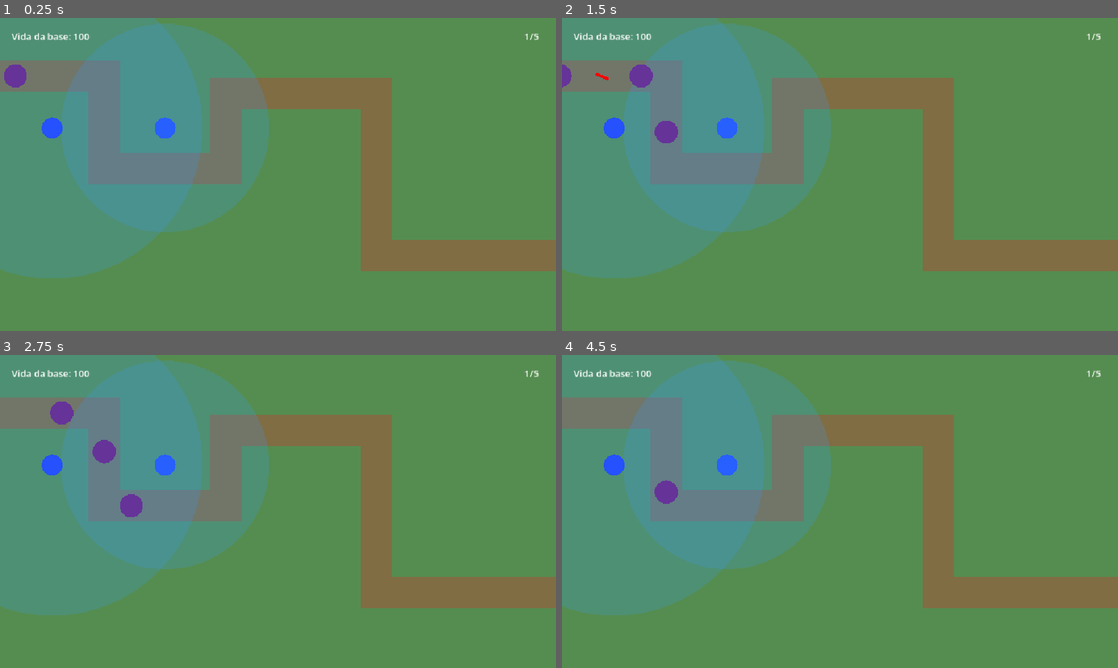
Above: before the commit, frames 1-4 (two rows, left to right).
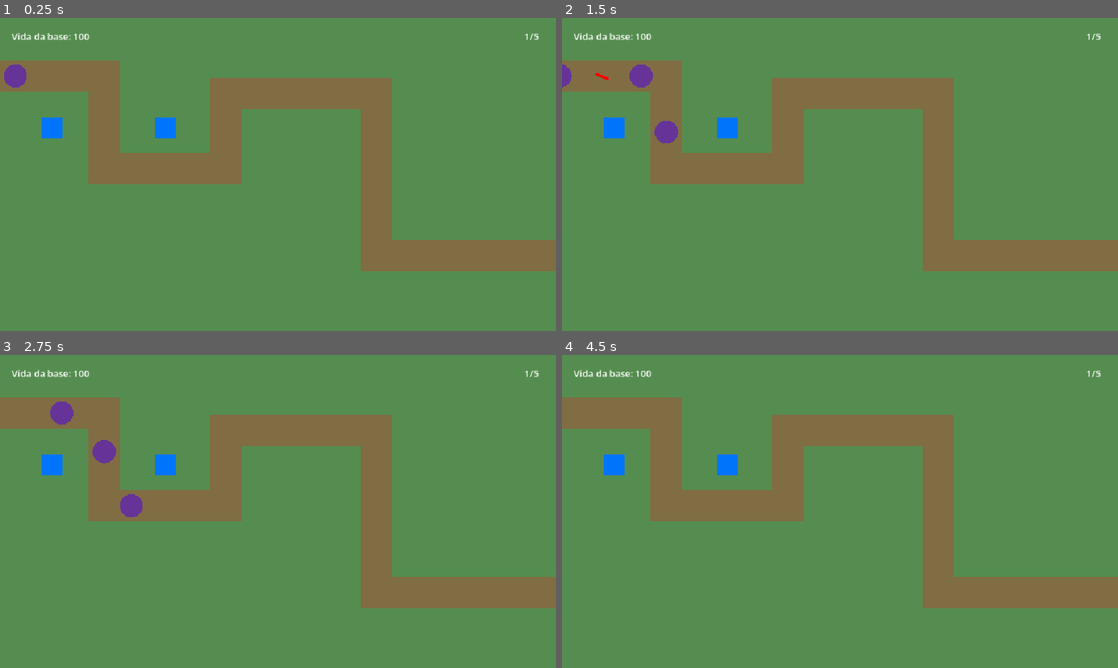
Above: after the commit, the same moments.

Repository: artdroids11/Tower-Defense-Godot-2D
Game: Godot game, scene res://scenes/main.tscn
Same seed, same stepped clock (60 frames per second), same inputs: the game is played once before the commit and once after it.
Inputs (mouse positions are in pixels of both pictures, inside the frame that each line leads up to):
- Up to frame 1 (0.25 s): no input
- Up to frame 2 (1.5 s): move the mouse to (962, 158) at 0.52 s; click (962, 158) at 0.67 s; move the mouse to (728, 190) at 1.27 s; click (728, 190) at 1.42 s
- Up to frame 3 (2.75 s): move the mouse to (333, 442) at 2.02 s; click (333, 442) at 2.17 s
- Up to frame 4 (4.5 s): move the mouse to (812, 574) at 2.77 s; click (812, 574) at 2.92 s; move the mouse to (1006, 558) at 3.52 s; click (1006, 558) at 3.67 s; move the mouse to (673, 464) at 4.27 s; click (673, 464) at 4.42 s

The runs differ from the first frame. In frame 1, 33% of the frame differs, in the area x 0-49%, y 0-84%; in frame 2, 33%; in frame 3, 33%; in frame 4, 33%.

Commit message:
Adicionado:Nova torre simples e Sistema de seleção das torres.

Diff:
--- a/scenes/tower.tscn
+++ b/scenes/tower.tscn
@@ -2,6 +2,10 @@
 
 [ext_resource type="Script" uid="uid://bgrnh8jpjq52v" path="res://scripts/tower.gd" id="1_2x682"]
 
-[node name="Tower" type="Node2D" unique_id=663019341]
+[node name="Tower" type="Node2D" unique_id=663019341 groups=["towers"]]
 script = ExtResource("1_2x682")
 attack_damage = 5
+
+[node name="TowerVisual" type="Polygon2D" parent="." unique_id=1811418639]
+color = Color(0, 0.46200004, 0.99, 1)
+polygon = PackedVector2Array(-18, -18, 18, -18, 18, 18, -18, 18)
--- a/scripts/main.gd
+++ b/scripts/main.gd
@@ -28,6 +28,8 @@
 var game_over: bool = false
 var enemies_alive: int = 0
 var total_waves: int = 5
+
+var selected_tower: Node2D = null
 
 func _ready():
 	ground.polygon = PackedVector2Array([
@@ -130,3 +132,35 @@
 		return
 
 	start_wave()
+func _input(event: InputEvent) -> void:
+	if event is InputEventMouseButton:
+		if event.button_index == MOUSE_BUTTON_LEFT and event.pressed:
+			var clicked_position: Vector2 = get_global_mouse_position()
+			var towers = get_tree().get_nodes_in_group("towers")
+
+			for tower in towers:
+				var tower_position: Vector2 = tower.global_position
+				var tower_rect := Rect2(
+					tower_position - Vector2(18, 18),
+					 Vector2(36, 36)
+					)
+
+				if tower_rect.has_point(clicked_position):
+					select_tower(tower)
+					return
+
+			if selected_tower != null:
+				selected_tower.set_selected(false)
+				selected_tower = null
+
+func select_tower(tower: Node2D) -> void:
+	if selected_tower == tower:
+		selected_tower.set_selected(false)
+		selected_tower = null
+		return
+
+	if selected_tower != null:
+		selected_tower.set_selected(false)
+
+	selected_tower = tower
+	selected_tower.set_selected(true)
--- a/scripts/projectiles.gd
+++ b/scripts/projectiles.gd
@@ -24,6 +24,6 @@
 		global_position
 	)
 
-	if closest_point.distance_to(target.global_position) < 20.0:
+	if closest_point.distance_to(target.global_position) < 21.0:
 		target.take_damage(damage)
 		queue_free()
--- a/scripts/tower.gd
+++ b/scripts/tower.gd
@@ -13,12 +13,19 @@
 @export var attack_interval: float = 1.0
 var attack_timer: float = 0.0
 
+var is_selected: bool = false
+
 func _draw() -> void:
-	draw_circle(Vector2.ZERO, attack_range, Color(0.2, 0.6, 1.0, 0.2))
-	draw_circle(Vector2.ZERO, tower_radius, Color(0.145, 0.318, 1.0, 1.0))
+	if is_selected:
+		draw_circle(Vector2.ZERO, attack_range, Color(0.441, 0.27, 0.12, 0.137))
 
 func _ready() -> void:
 	main = get_parent()
+	set_selected(false)
+
+func set_selected(value: bool) -> void:
+	is_selected = value
+	queue_redraw()
 
 func _process(delta: float) -> void:
 	find_enemies_in_range()
